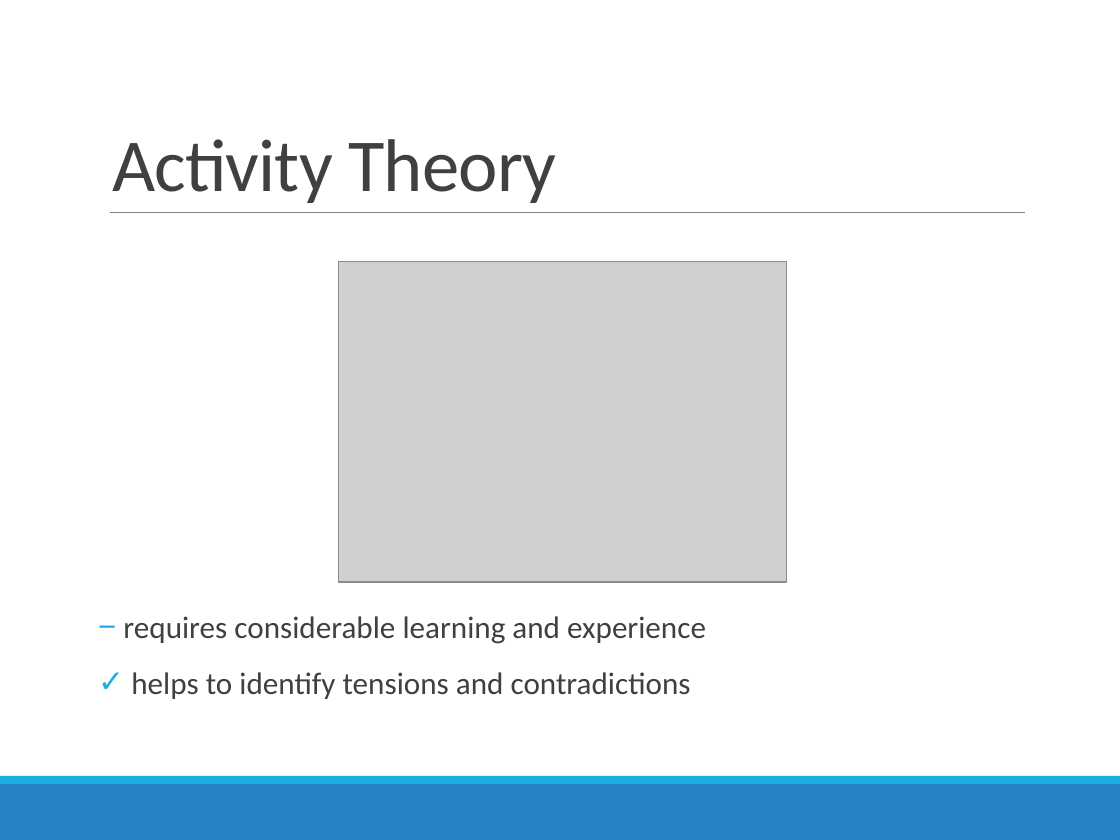
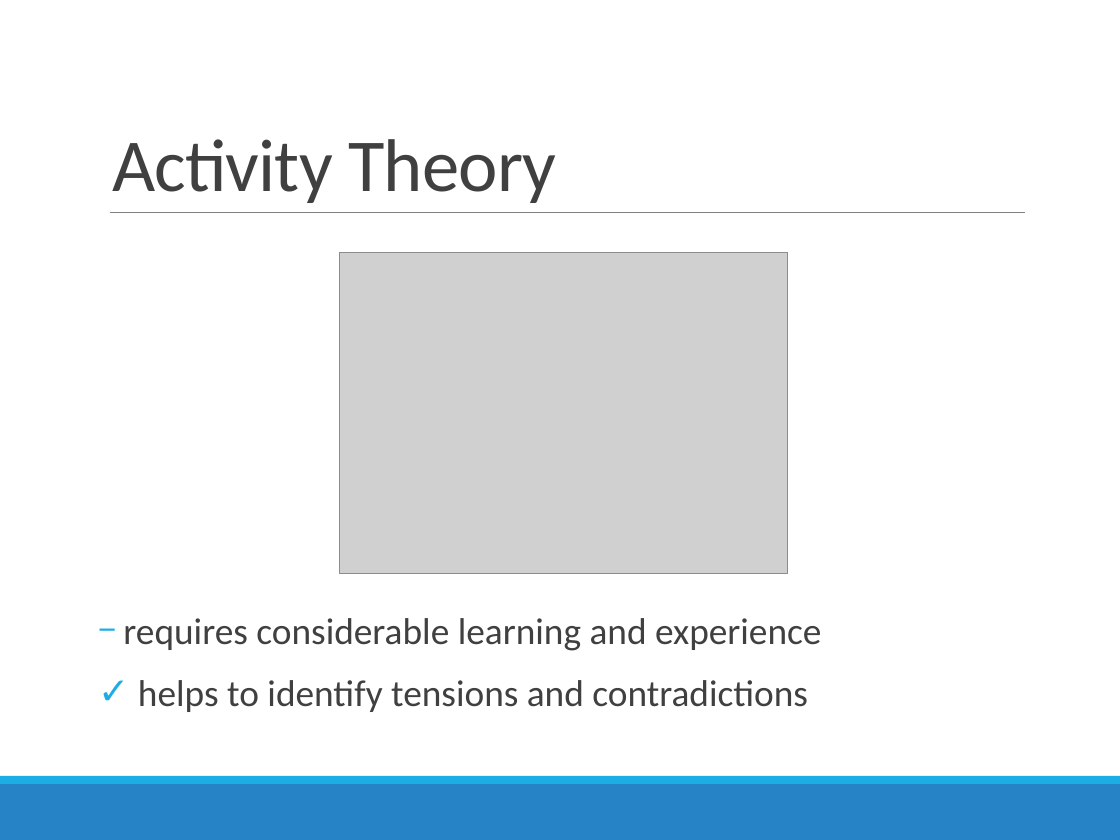
Before and after one commit to SweetyGott/HCIMonster, a slide deck: slide 1 of Impulsvortrag/4_Activity_Grounded_Hybrid_Theory.pptx. Drawn at 1120x840 pixels with LibreOffice and Linux fonts; fonts in the diff are those of the drawing; grey boxes stand for pictures. Boxes give left, top, right and bottom in pixels: in the first picture for what was removed or moved away, otherwise in the second. Text is boxed around its words. In the diff, an @@ line names an element or a change of style, - is before the commit and + after.

Commit message:
Some little fixes for the new design with my slides

```diff
--- a/Impulsvortrag/4_Activity_Grounded_Hybrid_Theory.pptx
+++ b/Impulsvortrag/4_Activity_Grounded_Hybrid_Theory.pptx
@@ picture: place and size @@
-picture at [338, 261, 786, 581]
+picture at [339, 252, 787, 572]
@@ text "requires considerable learning and experience" at [123, 618, 821, 712]: size 20 to 24 pt @@
```
Also in this commit, not shown: 2 other slides changed.
